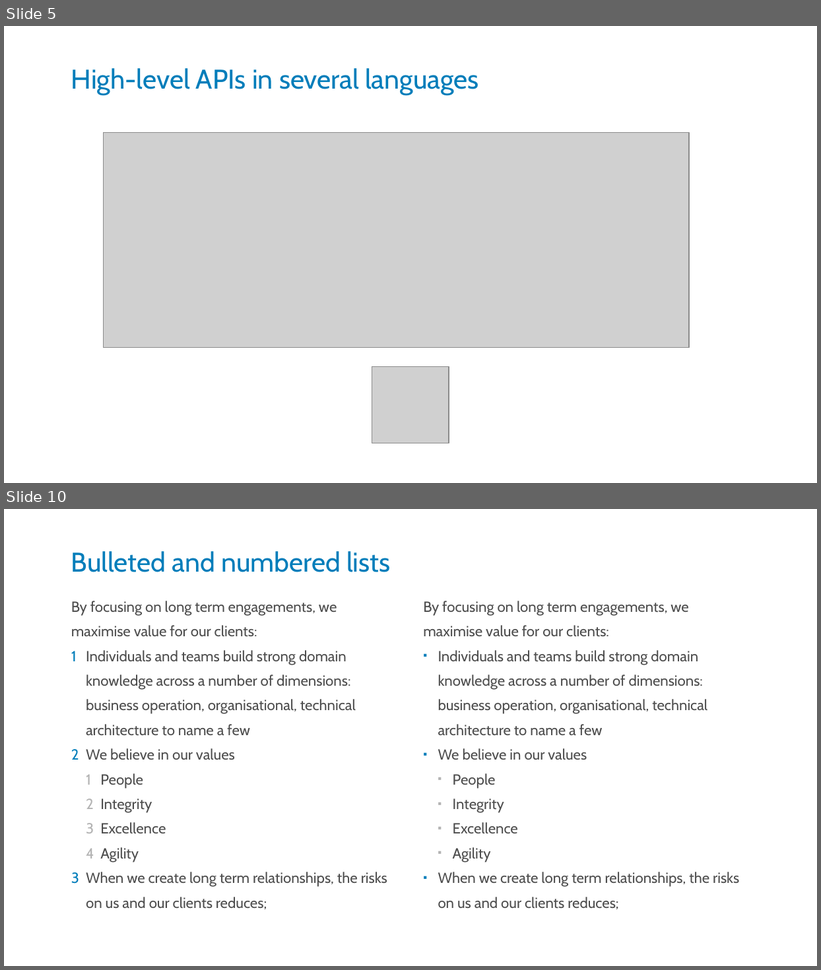
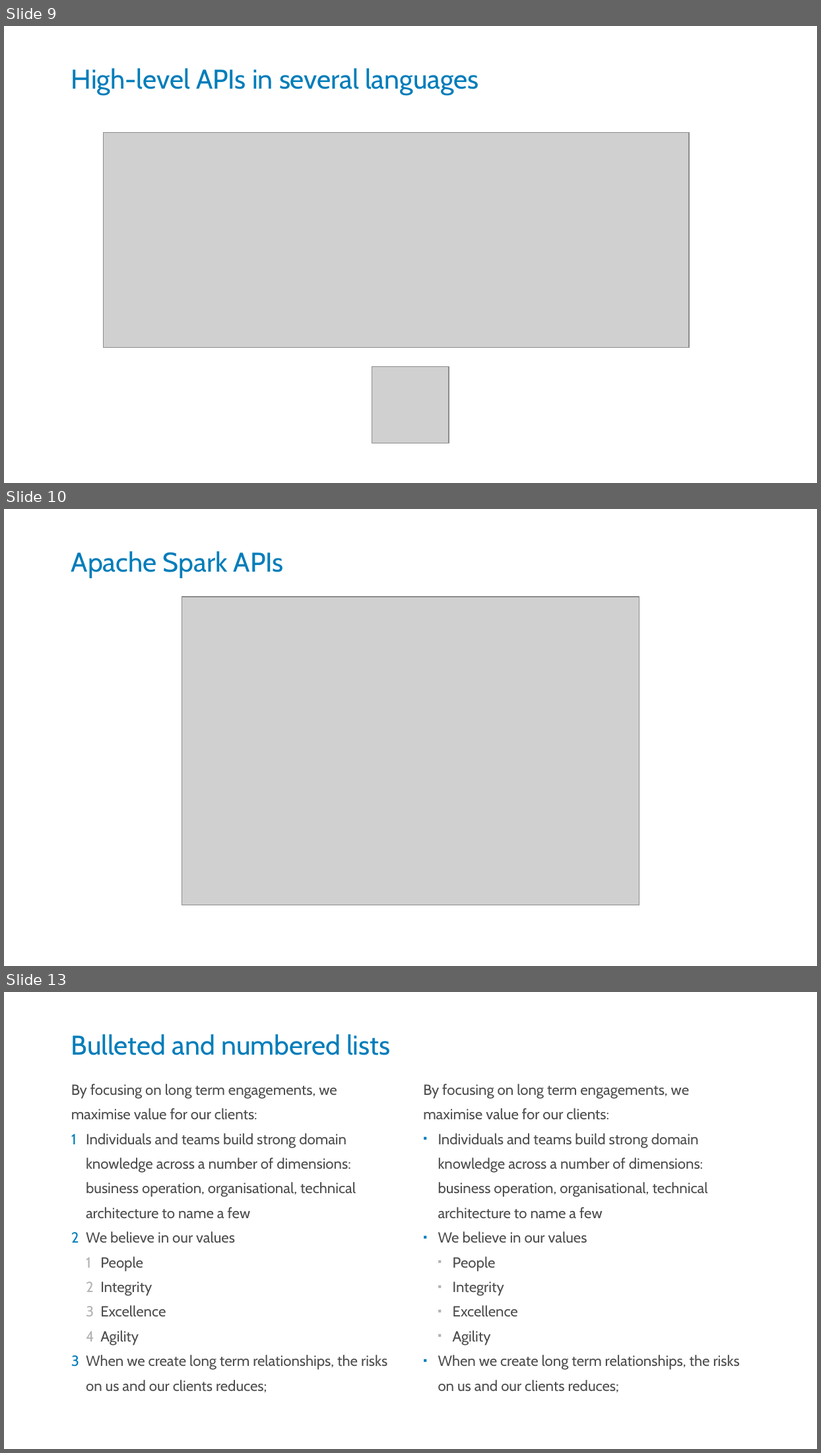
Before and after one commit to kstanaszek/SparkAndScalaInTandem, a slide deck: src/main/resources/slides.pptx. Shown one above the other, each under a label of ours: slides 5 and 10 before the commit, slides 9, 10 and 13 after it; the slides between them are not shown. The pictures are 821x970 and 821x1453 pixels, drawn with LibreOffice and Linux fonts; fonts in the diff are those of the drawing; grey boxes stand for pictures. Boxes give left, top, right and bottom in pixels: in the first picture for what was removed or moved away, otherwise in the second. Text is boxed around its words. In the diff, an @@ line names an element or a change of style, - is before the commit and + after.

```diff
--- a/src/main/resources/slides.pptx
+++ b/src/main/resources/slides.pptx
@@ slide 10 added at box(4, 509, 817, 966), background #FFFFFF @@
@@ title added at box(71, 551, 284, 578), 24 pt, text #007DBA @@
+Apache Spark APIs
@@ picture added at box(182, 597, 640, 905) @@
@@ what was slide 5 is now slide 9 @@
@@ what was slide 10 is now slide 13 @@
```
Also in this commit, not shown: 2 other slides added.
